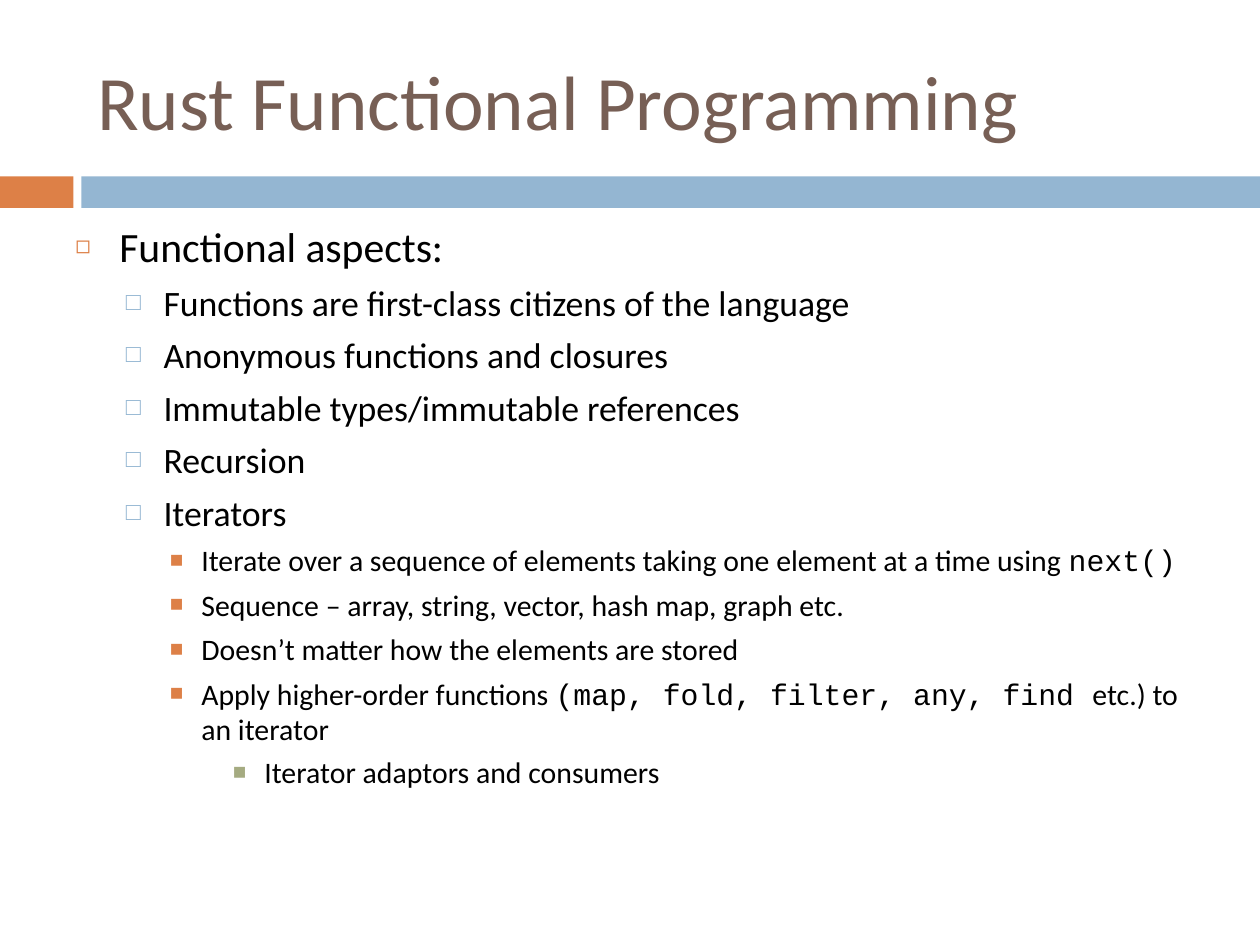
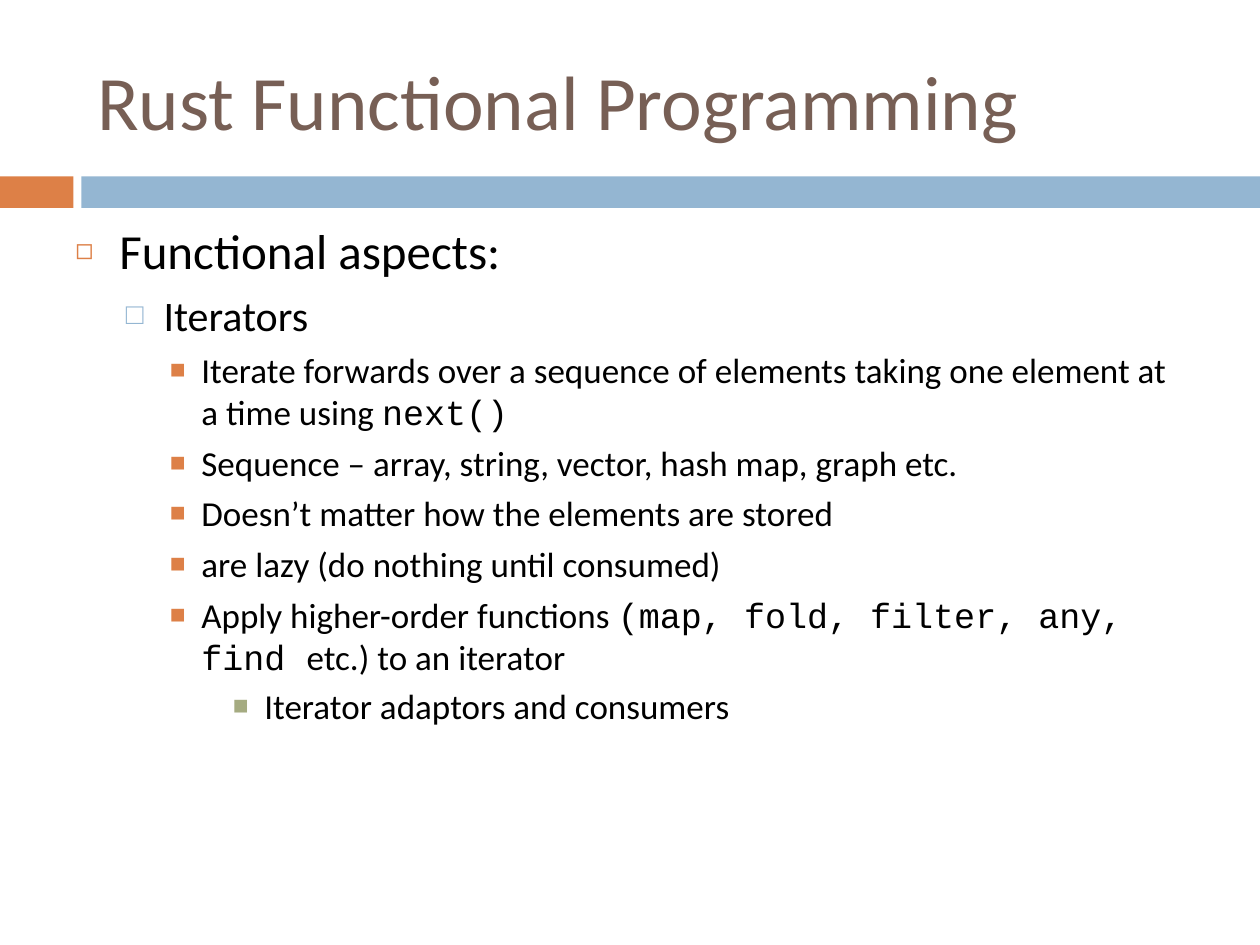
Before and after one commit to gclynch/rust, a slide deck: slide 13 of Rust session.ppt (slide 9 before the commit). Drawn at 1260x945 pixels with LibreOffice and Linux fonts; fonts in the diff are those of the drawing. Boxes give left, top, right and bottom in pixels: in the first picture for what was removed or moved away, otherwise in the second. Text is boxed around its words. In the diff, an @@ line names an element or a change of style, - is before the commit and + after.

```diff
--- a/Rust session.ppt
+++ b/Rust session.ppt
@@ text at (119, 235, 1122, 725): size 23.8 to 28 pt in "Functional aspects:"; size 20.4 to 24 pt in "Iterators"; size 17 to 20 pt in "Sequence – array, string, vector, hash map, ...", "Doesn’t matter how the elements are stored", "Apply higher-order functions (map, fold, filter, any, ...", "Iterator adaptors and consumers" @@
@@ text at (164, 291, 849, 474): paragraphs removed @@
-  □ Functions are first-class citizens of the language
-  □ Anonymous functions and closures
-  □ Immutable types/immutable references
-  □ Recursion
@@ text at (201, 358, 1166, 433): text changed; size 17 to 20 pt @@
-    ■ Iterate over a sequence of elements taking one element at a time using next()
+    ■ Iterate forwards over a sequence of elements taking one element at a time using next()
@@ text at (201, 551, 721, 583): paragraph added @@
+    ■ are lazy (do nothing until consumed)
```
Also in this commit, not shown: 10 other slides changed, 6 slides added, 1 slide removed.
